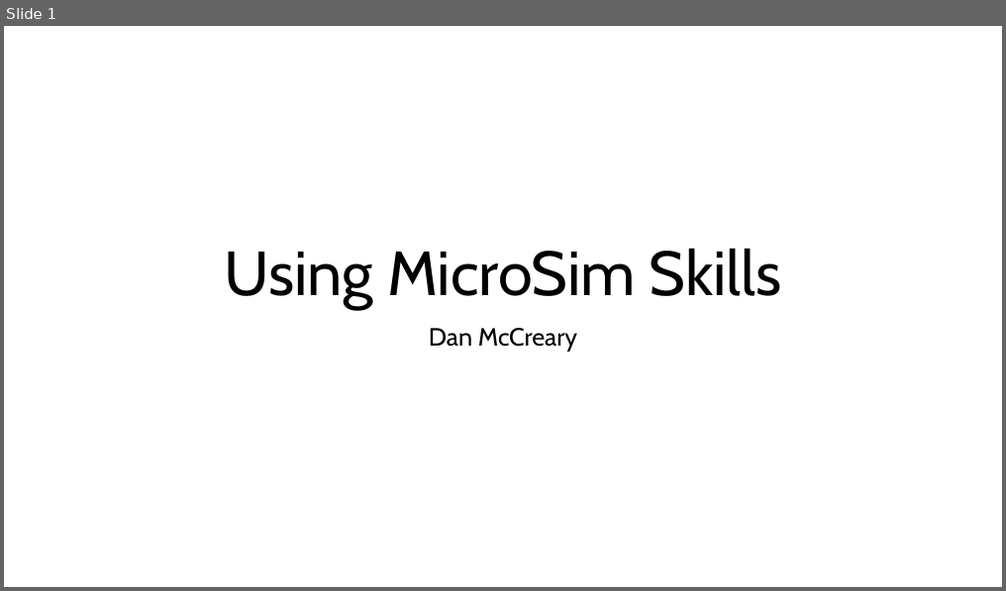
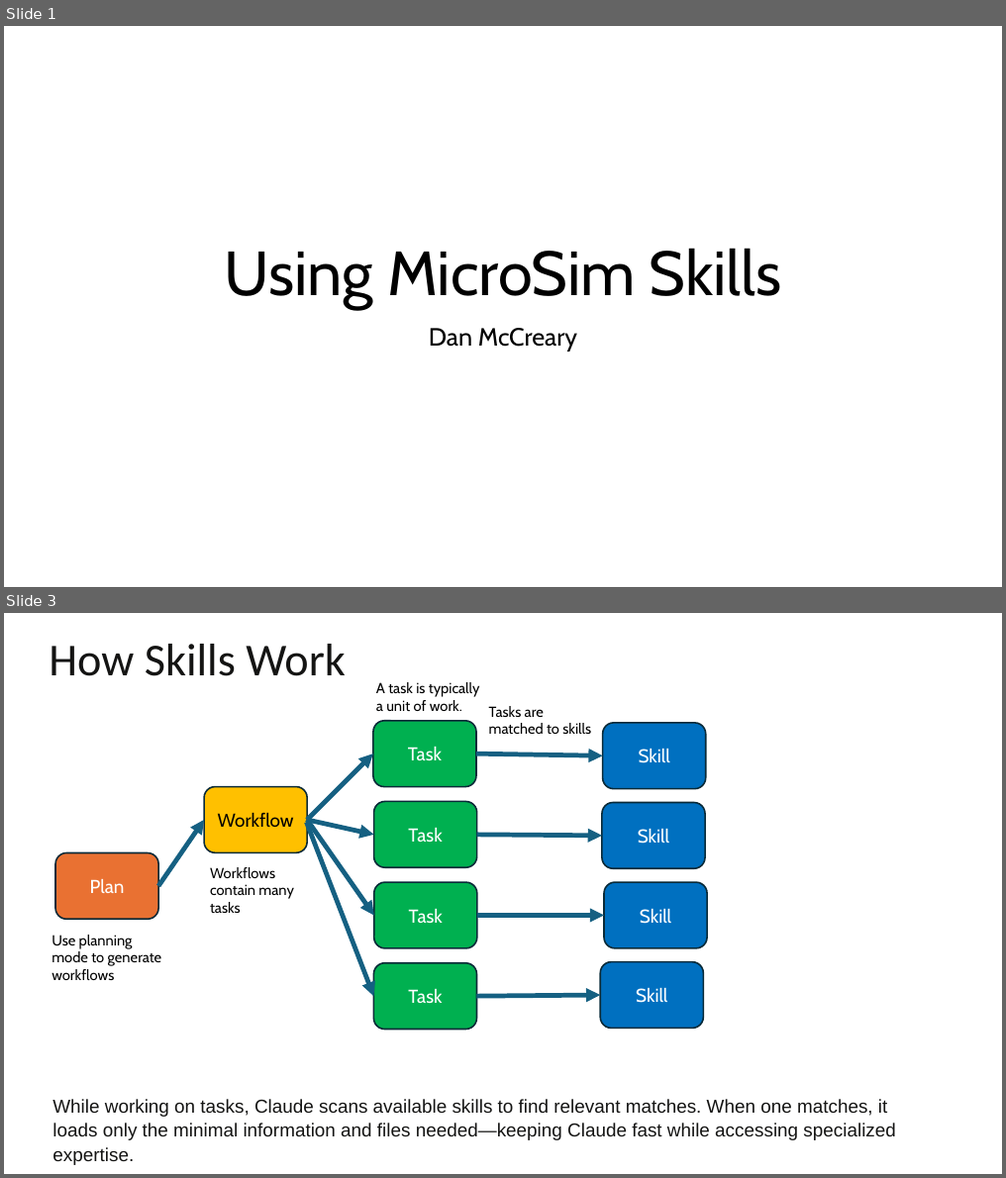
Before and after one commit to dmccreary/microsims, a slide deck: slides/Using-Claude-Skill-to-Generate-MicroSims.pptx. Shown one above the other, each under a label of ours: slide 1 before the commit, slides 1 and 3 after it; the slides between them are not shown. The pictures are 1006x591 and 1006x1178 pixels, drawn with LibreOffice and Linux fonts; fonts in the diff are those of the drawing. Boxes give left, top, right and bottom in pixels: in the first picture for what was removed or moved away, otherwise in the second. Text is boxed around its words. In the diff, an @@ line names an element or a change of style, - is before the commit and + after.

```diff
--- a/slides/Using-Claude-Skill-to-Generate-MicroSims.pptx
+++ b/slides/Using-Claude-Skill-to-Generate-MicroSims.pptx
@@ slide 3 added at [4,613,1002,1174], background #FFFFFF @@
@@ title added at [49,644,346,676], 44 pt, text #141413 @@
+How Skills Work
@@ text added at [376,682,480,711], 14 pt, text #000000 @@
+A task is typically a unit of work.
@@ rounded rectangle added at [373,721,476,786], fill #00B050, outline #092A39 1.5 pt, 18 pt, text #FFFFFF @@
+Task
@@ text added at [489,706,591,734], 14 pt, text #000000 @@
+Tasks are matched to skills
@@ rounded rectangle added at [603,723,706,789], fill #0070C0, outline #092A39 1.5 pt, 18 pt, text #FFFFFF @@
+Skill
@@ arrow added from (307, 820) to (373, 754), #156082 4.5 pt @@
@@ arrow added from (476, 754) to (603, 756), #156082 4.5 pt @@
@@ rounded rectangle added at [204,786,307,853], fill #FFC000, outline #092A39 1.5 pt, 18 pt, text #000000 @@
+Workflow
@@ arrow added from (158, 886) to (204, 820), #156082 4.5 pt @@
@@ arrow added from (307, 820) to (374, 835), #156082 4.5 pt @@
@@ arrow added from (307, 820) to (374, 916), #156082 4.5 pt @@
@@ rounded rectangle added at [374,802,477,867], fill #00B050, outline #092A39 1.5 pt, 18 pt, text #FFFFFF @@
+Task
@@ rounded rectangle added at [602,802,706,868], fill #0070C0, outline #092A39 1.5 pt, 18 pt, text #FFFFFF @@
+Skill
@@ arrow added from (307, 823) to (374, 996), #156082 4.5 pt @@
@@ arrow added from (477, 835) to (602, 836), #156082 4.5 pt @@
@@ rounded rectangle added at [55,854,159,919], fill #E97132, outline #092A39 1.5 pt, 18 pt, text #FFFFFF @@
+Plan
@@ text added at [210,867,293,913], 14 pt, text #000000 @@
+Workflows
+contain many tasks
@@ rounded rectangle added at [374,882,477,949], fill #00B050, outline #092A39 1.5 pt, 18 pt, text #FFFFFF @@
+Task
@@ rounded rectangle added at [604,882,708,949], fill #0070C0, outline #092A39 1.5 pt, 18 pt, text #FFFFFF @@
+Skill
@@ text added at [52,935,162,980], 14 pt, text #000000 @@
+Use planning mode to generate workflows
@@ arrow added from (477, 916) to (604, 916), #156082 4.5 pt @@
@@ rounded rectangle added at [374,963,477,1029], fill #00B050, outline #092A39 1.5 pt, 18 pt, text #FFFFFF @@
+Task
@@ rounded rectangle added at [601,962,704,1029], fill #0070C0, outline #092A39 1.5 pt, 18 pt, text #FFFFFF @@
+Skill
@@ arrow added from (477, 996) to (601, 995), #156082 4.5 pt @@
@@ text added at [53,1099,895,1141], 18 pt, text #141413 @@
+While working on tasks, Claude scans available skills to find relevant matches. When one matches, it loads only the minimal information and files needed—keeping Claude fast while accessing specialized expertise.
```
Also in this commit, not shown: 1 slide changed, 4 other slides added, 5 other files.
